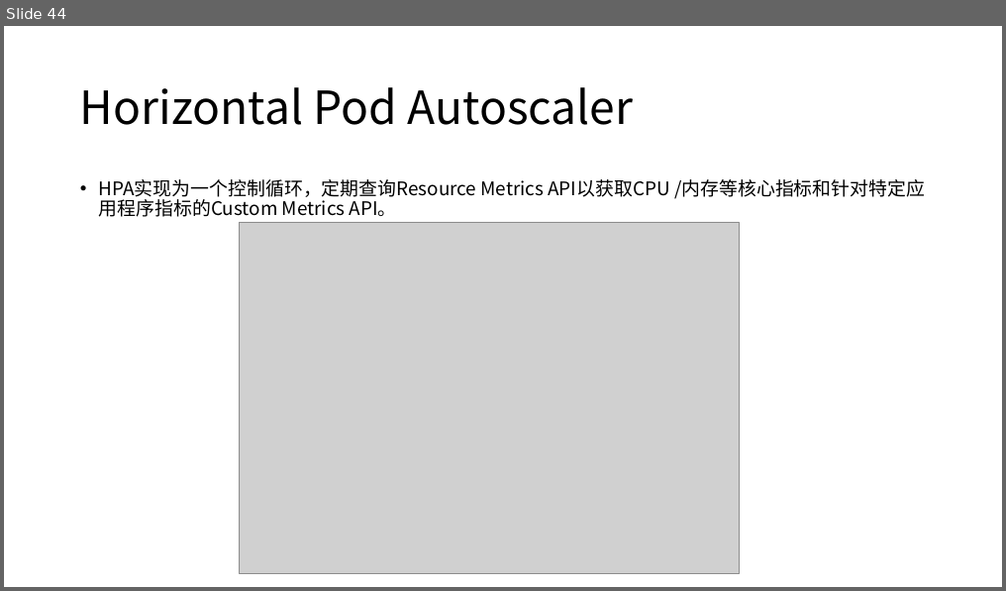
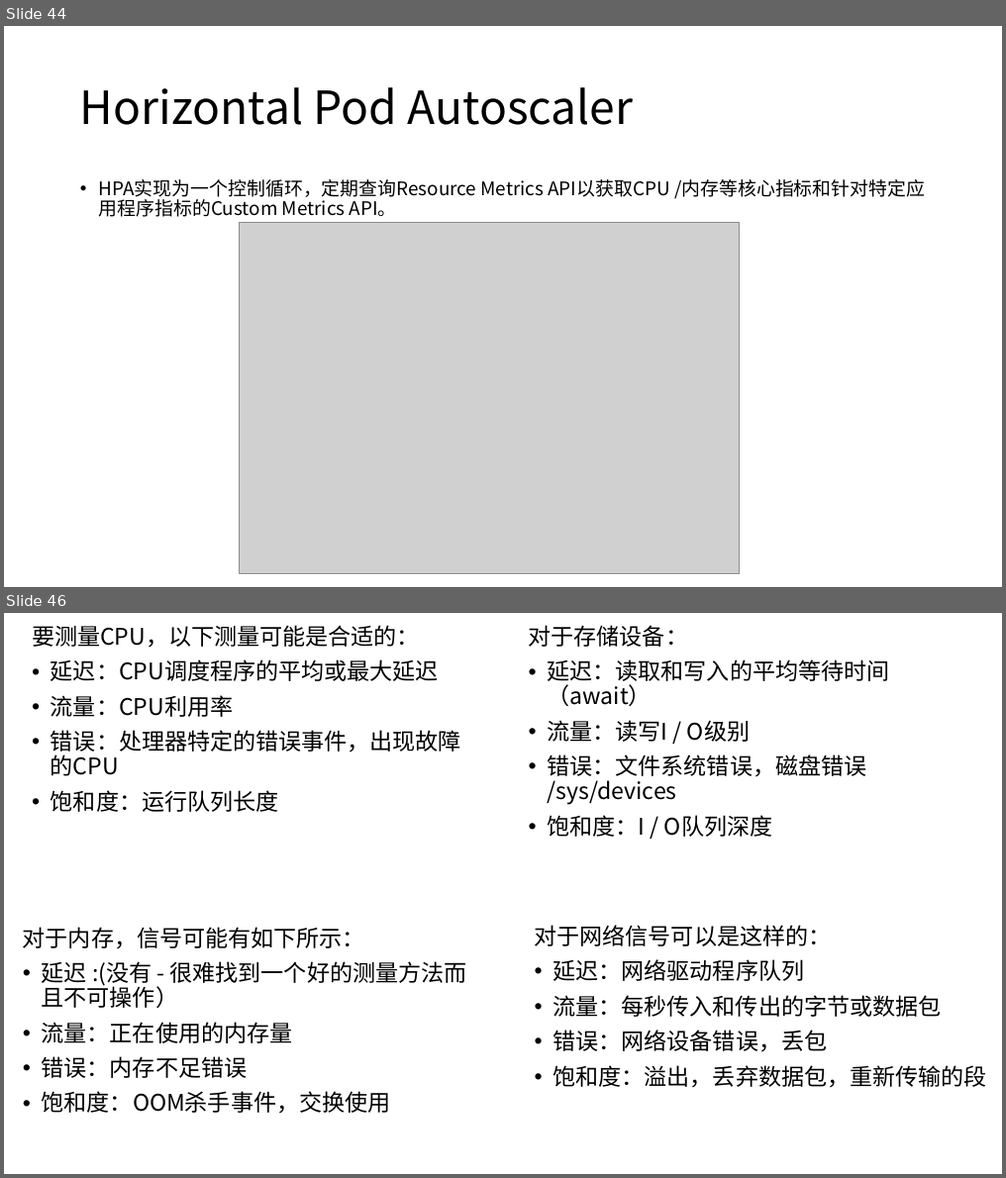
Before and after one commit to kingreatwill/open, a slide deck: files/Prometheus.pptx. Shown one above the other, each under a label of ours: slide 44 before the commit, slides 44 and 46 after it; the slides between them are not shown. The pictures are 1006x591 and 1006x1178 pixels, drawn with LibreOffice and Linux fonts; fonts in the diff are those of the drawing; grey boxes stand for pictures. Boxes give left, top, right and bottom in pixels: in the first picture for what was removed or moved away, otherwise in the second. Text is boxed around its words. In the diff, an @@ line names an element or a change of style, - is before the commit and + after.

```diff
--- a/files/Prometheus.pptx
+++ b/files/Prometheus.pptx
@@ slide 46 added at (x1=4, y1=613, x2=1002, y2=1174), background #FFFFFF @@
@@ text added at (x1=32, y1=625, x2=461, y2=812), 22 pt, text #000000 @@
+要测量CPU，以下测量可能是合适的：
+• 延迟：CPU调度程序的平均或最大延迟
+• 流量：CPU利用率
+• 错误：处理器特定的错误事件，出现故障的CPU
+• 饱和度：运行队列长度
@@ text added at (x1=529, y1=625, x2=890, y2=837), 22 pt, text #000000 @@
+对于存储设备：
+• 延迟：读取和写入的平均等待时间（await）
+• 流量：读写I / O级别
+• 错误：文件系统错误，磁盘错误 /sys/devices
+• 饱和度：I / O队列深度
@@ text added at (x1=23, y1=927, x2=467, y2=1114), 22 pt, text #000000 @@
+对于内存，信号可能有如下所示：
+• 延迟 :(没有 - 很难找到一个好的测量方法而且不可操作）
+• 流量：正在使用的内存量
+• 错误：内存不足错误
+• 饱和度：OOM杀手事件，交换使用
@@ text added at (x1=535, y1=925, x2=942, y2=1053), 22 pt, text #000000 @@
+对于网络信号可以是这样的：
+• 延迟：网络驱动程序队列
+• 流量：每秒传入和传出的字节或数据包
+• 错误：网络设备错误，丢包
+• 饱和度：溢出，丢弃数据包，重新传输的段
```
Also in this commit, not shown: 4 other slides added, 2 other files.
